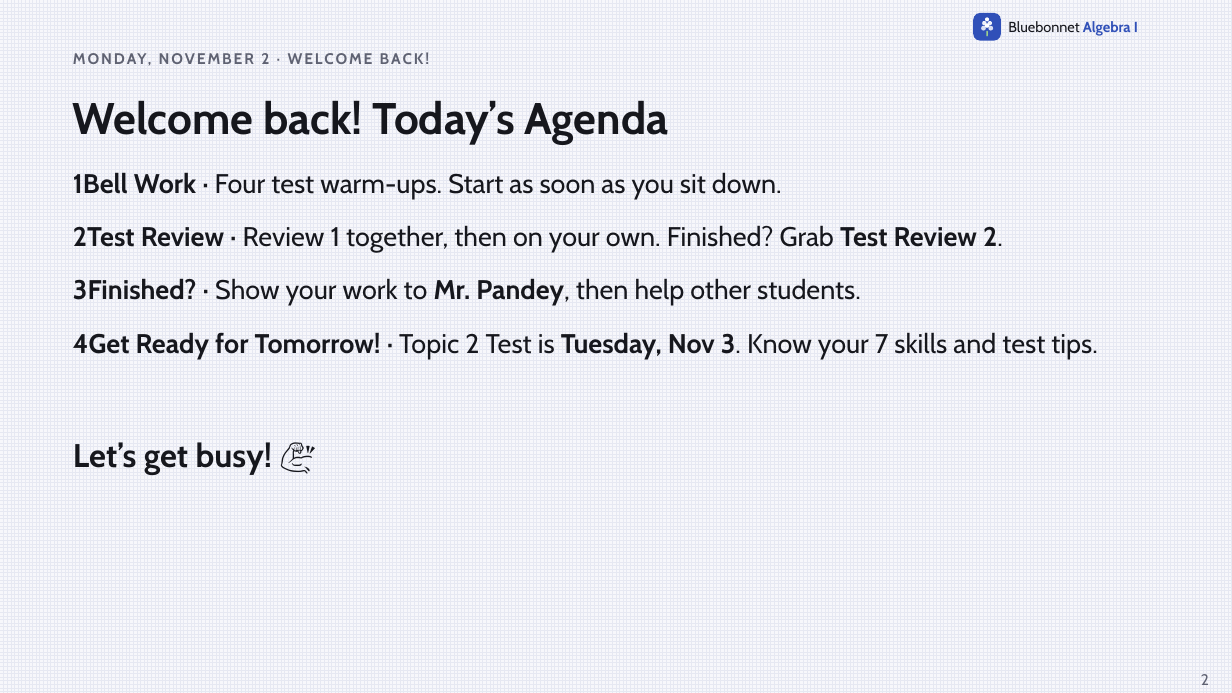
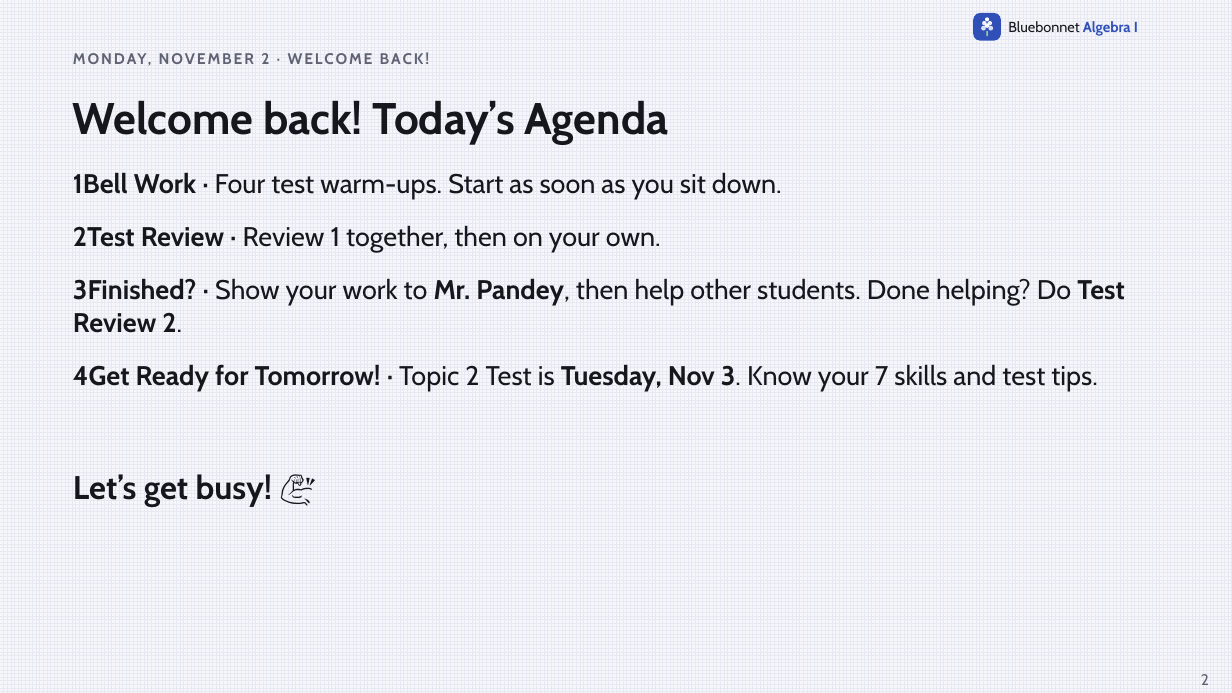
Before and after one commit to Apolloat2022/Algebra1M2U1L4, a slide deck: slide 2 of Module 2 topic 2/t2-test-review-slides.pptx. Drawn at 1232x693 pixels with LibreOffice and Linux fonts; fonts in the diff are those of the drawing. Boxes give left, top, right and bottom in pixels: in the first picture for what was removed or moved away, otherwise in the second. Text is boxed around its words. In the diff, an @@ line names an element or a change of style, - is before the commit and + after.

```diff
--- a/Module 2 topic 2/t2-test-review-slides.pptx
+++ b/Module 2 topic 2/t2-test-review-slides.pptx
@@ text at <box>73,226,661,253</box>: text changed @@
-2Test Review · Review 1 together, then on your own. Finished? Grab Test Review 2.
+2Test Review · Review 1 together, then on your own.
@@ text at <box>73,278,1124,333</box>: text changed @@
-3Finished? · Show your work to Mr. Pandey, then help other students.
+3Finished? · Show your work to Mr. Pandey, then help other students. Done helping? Do Test Review 2.
@@ text "4Get Ready for Tomorrow! · ...": place and size @@
-text "4Get Ready for Tomorrow! · ..." at <box>73,332,1097,359</box>
+text "4Get Ready for Tomorrow! · ..." at <box>73,364,1097,391</box>
@@ text "Let’s get busy! 💪": place and size @@
-text "Let’s get busy! 💪" at <box>73,442,272,475</box>
+text "Let’s get busy! 💪" at <box>73,474,272,507</box>
```
Also in this commit, not shown: 3 other files.
